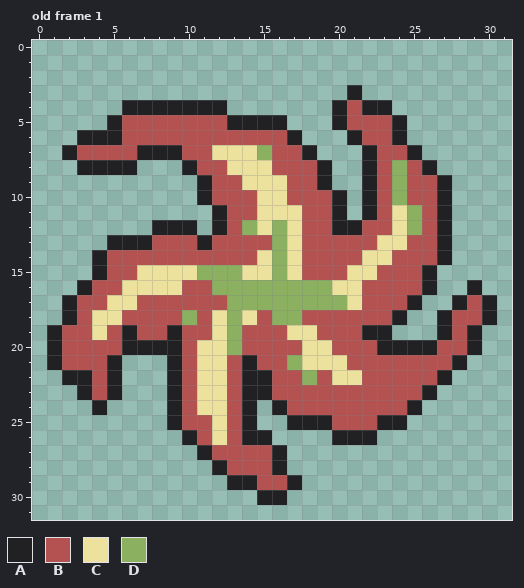
A pixel-art file gets an edit: assets/img/exit/exit.aseprite. Above is the file before it was changed.
32x32 pixels, 1 frame. Shown: old frame 1. The commit also changed other frames, which this record leaves out.
Palette (. is transparent): A #212123  B #b45252  C #ede19e  D #8ab060
Pixels before, old frame 1, first column x 1:
 3 ....................A.........
 4 .....AAAAAAA.......ABAA.......
 5 ....ABBBBBBBAAAA...ABBBA......
 6 ..AAABBBBBBBBBBBA...ABBA......
 7 .ABBBBAAABBCCCDBBA...ABBA.....
 8 ..AAAA...ABBCCCBBBA..ABDBA....
 9 ..........ABBCCCBBA..ABDBBA...
10 ..........ABBBCCBBBA.ABDBBA...
11 ...........ABBCCCBBA.ABCDBA...
12 .......AAA.ABDCDCBBAABBCDBA...
13 ....AAABBBABBBBDCBBBBBCCBBA...
14 ...ABBBBBBBBBBCDCBBBBCCBBBA...
15 ...ABBCCCCDDDCCDCBBBCCBBBA....
16 ..ABBCCCCBBDDDDDDDDCCBBBBA..A.
17 .ABBCCBBBBBBDDDDDDDDCBBBA..ABA
18 .ABCCBBBBDBCDCBDDBBBBBBA..ABBA
19 ABBCBABBABBCDBBBCCBBBAA...ABA.
20 ABBBBAAAABCCDBBBBCCBBBAAAABBA.
21 ABBBA...ABCCBABBDCCCBBBBBBBA..
22 .AABA...ABCCBAABBDBCCBBBBBA...
23 ..ABA...ABCCBAABBBBBBBBBBA....
24 ...A....ABCCBA.ABBBBBBBBA.....
25 ........ABBCBA..AAABBBAA......
26 .........ABCBAA....AAA........
27 ..........ABBBBA..............
28 ...........ABBBA..............
29 ............AABBA.............
30 ..............AA..............
And afterwards:
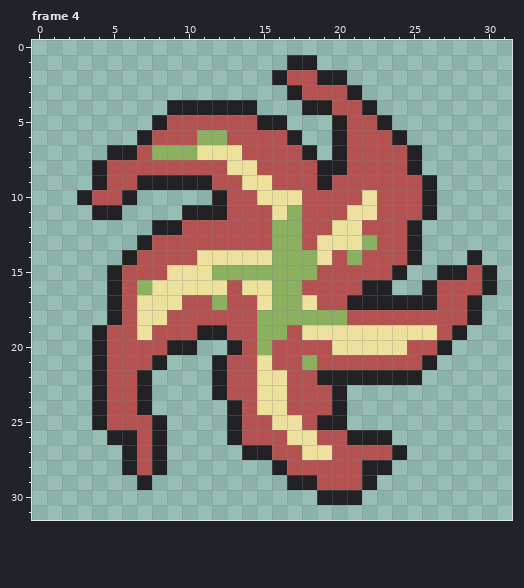
A new or re-ordered frame is compared with the old frame closest to it.
Difference:
frames 1 -> 4
Changed rows in their new state; - is an unchanged pixel.
Frame 4 is new; against old frame 1:
first column x 1:
 1 ----------------AA------------
 2 ---------------ABBAA----------
 3 ----------------ABBB----------
 4 -----...----AA---AAB--.-------
 5 ----...A----BB--------A.------
 6 --....A---DD-------AB---------
 7 -...AABDDDC--BB----ABB--------
 8 --.-BBBBBB----B----ABB-BA.----
 9 ---ABBAAAA-----B---BBB-B-A.---
10 --ABBA----.A----C--BBC-B-A.---
11 ---AA----AA---B-D--BCC-BBA.---
12 ---------BBB-BB-D--CC--BA..---
13 ----..----B-----D-CCCDBBA..---
14 ---..A----CCCC--DDC-DBB-A..-A-
15 ---.A-BB--C--DD-DD--BB-A..AABA
16 --..ABD--CCCBCC--BBBBAA..-BBBA
17 -...ABCCC--DBBC--CBBAAAA-ABBA.
18 -...A-CC-B-BBBD--DDD---BBBB-A.
19 ...A-BC-B-AAB-DDB-CCCCCCCCBA.-
20 ...A-BBB-A..A-D--BBCCCCCBBA..-
21 ...ABBBA...A-BC-BDBB-----A..--
22 -..ABBA-...A-BCC-BAAAAAAA..---
23 --.ABBA-...A-BCC---A......----
24 ----BBA-....ABCC---A.....-----
25 ---ABBBA....ABBCCB-A....------
26 ----AABA-...ABBBCCBB--A-------
27 -----ABA--...AABBCCBBBBA------
28 -----ABA---....-BBBBBAA-------
29 ------A-----....-ABBBA--------
30 --------------..--AAA---------
Boxes around the changes in both pictures, in picture pixels (x1, y1, x2, y2):
changed: (47, 55, 497, 505)
